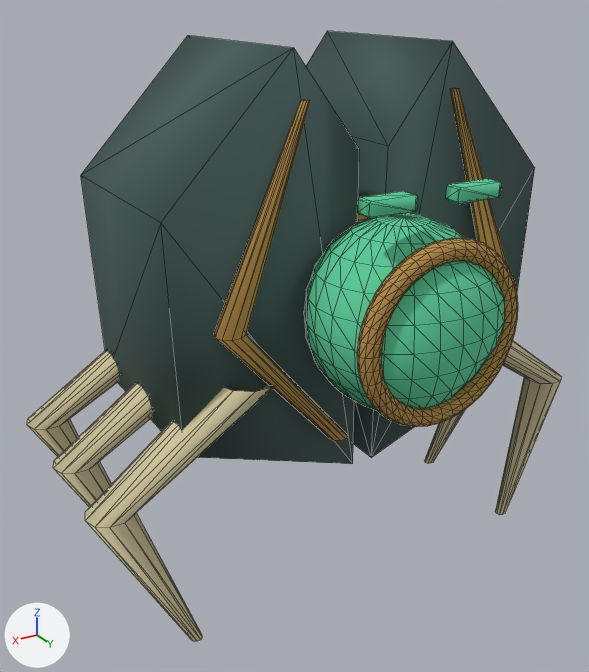
The glTF model native/assets/style3d/creature_0_0.glb: old version first, new version second.
The view is the same before and after, from a camera (50 mm lens) standing at (1.11, 1.642, 1.536) and looking at (0.092, -0.054, 0.688). The axes (+X, +Y, +Z) are drawn at lower left. The lights are the same throughout. The picture after the commit comes second. Mesh edges are drawn as thin lines. Where no turn or scale is listed for an object, it has been applied to the vertices. Vertices at exactly the same position are counted once.

The first picture shows 'BriarShell', 'BriarShell.001', 'EyeSlit', 'EyeSlit.001', 'GiltOrbRim', 'GlassCore', 'HookLeg', 'HookLeg.001', 'HookLeg.003', 'HookLeg.004', 'HookLeg.005', 'ShellRidge', 'ShellRidge.001' and 1 more.
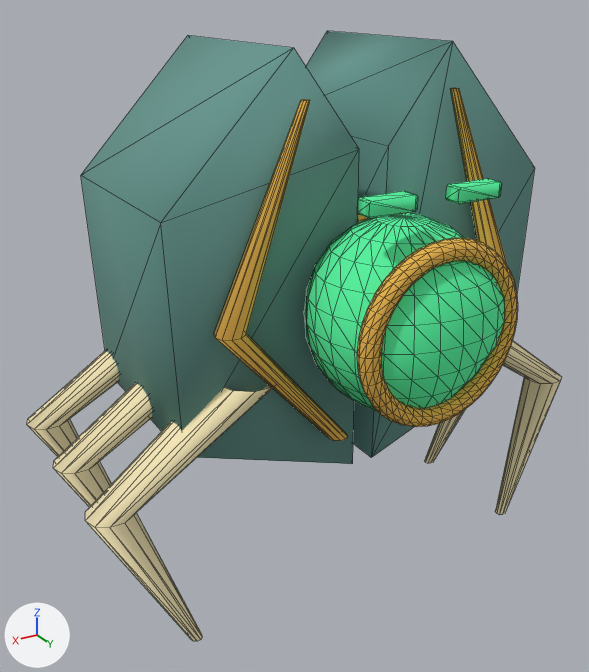
Pixel boxes [x1, y1, x2, y2] of what changed, in the pictures (589 x 672 px; the box of a moved part takes in the faces that stretch with it):
'GlassCore', recoloured
    both: [304, 213, 504, 410]
'HookLeg.003', recoloured
    both: [85, 385, 273, 641]
'GiltOrbRim', recoloured
    both: [357, 238, 518, 427]
'ShellRidge.001', recoloured
    both: [214, 99, 348, 441]
'HookLeg.004', recoloured
    both: [53, 383, 152, 507]
'HookLeg', recoloured
    both: [495, 340, 561, 515]
'HookLeg.005', recoloured
    both: [27, 351, 119, 457]
'ShellRidge', recoloured
    both: [450, 88, 507, 264]
'EyeSlit.001', recoloured
    both: [357, 191, 418, 219]
'EyeSlit', recoloured
    both: [446, 178, 502, 204]
'HookLeg.001', recoloured
    both: [425, 410, 465, 463]
part 1 of me_briarshell, moved or reshaped
    both: [306, 31, 453, 457]
part 2 of me_briarshell, recoloured (dark cyan to cyan)
    both: [371, 42, 535, 457]
part 3 of me_briarshell_001, moved or reshaped
    both: [161, 48, 359, 464]
part 4 of me_briarshell_001, recoloured (dark cyan to cyan)
    both: [81, 35, 293, 431]

The change, as a list of edits to the scene's bpy script:
```text
Add mat_paint_65968e_0:
    mat_paint_65968e_0 = principled_material('Paint_65968e_0')
    mat_paint_65968e_0.base_color = (0.13, 0.305, 0.27)  # cyan #65968e
    mat_paint_65968e_0.roughness = 1.0
Change me_glasscore:
    where me_glasscore.from_pydata(...)  # 301 vertices, 552 faces; spans x -0.23..0.23, y -0.24..0.22, z -0.23..0.23
    remove me_glasscore.materials.append(mat_paint_5ed19e_0)  # green #5ed19e
    add me_glasscore.materials.append(mat_paint_58f8a4_0)  # green #58f8a4
Change me_giltorbrim:
    where me_giltorbrim.from_pydata(...)  # 410 vertices, 800 faces; spans x -0.216..0.216, y 0.126..0.173, z -0.216..0.216
    remove me_giltorbrim.materials.append(mat_paint_bb914c_0)  # orange #bb914c
    add me_giltorbrim.materials.append(mat_paint_efba50_0)  # orange #efba50
Change me_briarshell:
    where me_briarshell.from_pydata(...)  # 10 vertices, 16 faces; spans x -0.52..-0.03, y -0.26..0.26, z 0.38..1.42
    me_briarshell part 1
    16 faces are deleted
    16 new faces join them
    me_briarshell part 2: 6 faces spanning x -0.52..-0.03, y -0.26..0.26, z 0.38..1.42 switch from mat_paint_435b58_0 (dark cyan #435b58) to mat_paint_65968e_0 (cyan #65968e)
Change me_shellridge:
    where me_shellridge.from_pydata(...)  # 30 vertices, 40 faces; spans x -0.425..-0.075, y 0.137..0.203, z 0.5..1.32
    remove me_shellridge.materials.append(mat_paint_bb914c_0)  # orange #bb914c
    add me_shellridge.materials.append(mat_paint_efba50_0)  # orange #efba50
Change me_hookleg:
    where me_hookleg.from_pydata(...)  # 30 vertices, 40 faces; spans x -0.735..-0.24, y 0.044..0.196, z 0.05..0.7
    remove me_hookleg.materials.append(mat_paint_d8cda4_0)  # beige #d8cda4
    add me_hookleg.materials.append(mat_paint_fff0bf_0)  # beige #fff0bf
Change me_hookleg_001:
    where me_hookleg_001.from_pydata(...)  # 30 vertices, 40 faces; spans x -0.735..-0.24, y -0.184..-0.024, z 0.05..0.7
    remove me_hookleg_001.materials.append(mat_paint_d8cda4_0)  # beige #d8cda4
    add me_hookleg_001.materials.append(mat_paint_fff0bf_0)  # beige #fff0bf
Change me_briarshell_001:
    where me_briarshell_001.from_pydata(...)  # 10 vertices, 16 faces; spans x 0.03..0.52, y -0.26..0.26, z 0.38..1.42
    verts and faces of me_briarshell_001; kept vertices keep their numbers, new ones are numbered from 10
    me_briarshell_001 part 3
    add delete_faces([(0, 2, 1), (5, 6, 7), (0, 3, 2), (5, 7, 8), (0, 4, 3), (5, 8, 9)])
    add faces += [(0, 4, 1), (5, 6, 9), (1, 4, 2), (6, 7, 9), (2, 4, 3), (7, 8, 9)]
    me_briarshell_001 part 4: 10 faces spanning x 0.03..0.52, y -0.26..0.26, z 0.38..1.42 switch from mat_paint_435b58_0 (dark cyan #435b58) to mat_paint_65968e_0 (cyan #65968e)
Change me_shellridge_001:
    where me_shellridge_001.from_pydata(...)  # 30 vertices, 40 faces; spans x 0.075..0.425, y 0.137..0.203, z 0.5..1.32
    remove me_shellridge_001.materials.append(mat_paint_bb914c_0)  # orange #bb914c
    add me_shellridge_001.materials.append(mat_paint_efba50_0)  # orange #efba50
Change me_hookleg_003:
    where me_hookleg_003.from_pydata(...)  # 30 vertices, 40 faces; spans x 0.24..0.735, y 0.044..0.196, z 0.05..0.7
    remove me_hookleg_003.materials.append(mat_paint_d8cda4_0)  # beige #d8cda4
    add me_hookleg_003.materials.append(mat_paint_fff0bf_0)  # beige #fff0bf
Change me_hookleg_004:
    where me_hookleg_004.from_pydata(...)  # 30 vertices, 40 faces; spans x 0.24..0.735, y -0.184..-0.024, z 0.05..0.7
    remove me_hookleg_004.materials.append(mat_paint_d8cda4_0)  # beige #d8cda4
    add me_hookleg_004.materials.append(mat_paint_fff0bf_0)  # beige #fff0bf
Change me_hookleg_005:
    where me_hookleg_005.from_pydata(...)  # 30 vertices, 40 faces; spans x 0.24..0.735, y -0.524..-0.244, z 0.05..0.7
    remove me_hookleg_005.materials.append(mat_paint_d8cda4_0)  # beige #d8cda4
    add me_hookleg_005.materials.append(mat_paint_fff0bf_0)  # beige #fff0bf
Change me_eyeslit:
    where me_eyeslit.from_pydata(...)  # 16 vertices, 28 faces; spans x -0.06..0.06, y -0.02..0.02, z -0.0175..0.0175
    remove me_eyeslit.materials.append(mat_paint_5ed19e_0)  # green #5ed19e
    add me_eyeslit.materials.append(mat_paint_58f8a4_0)  # green #58f8a4
Change me_eyeslit_001:
    where me_eyeslit_001.from_pydata(...)  # 16 vertices, 28 faces; spans x -0.06..0.06, y -0.02..0.02, z -0.0175..0.0175
    remove me_eyeslit_001.materials.append(mat_paint_5ed19e_0)  # green #5ed19e
    add me_eyeslit_001.materials.append(mat_paint_58f8a4_0)  # green #58f8a4
```
